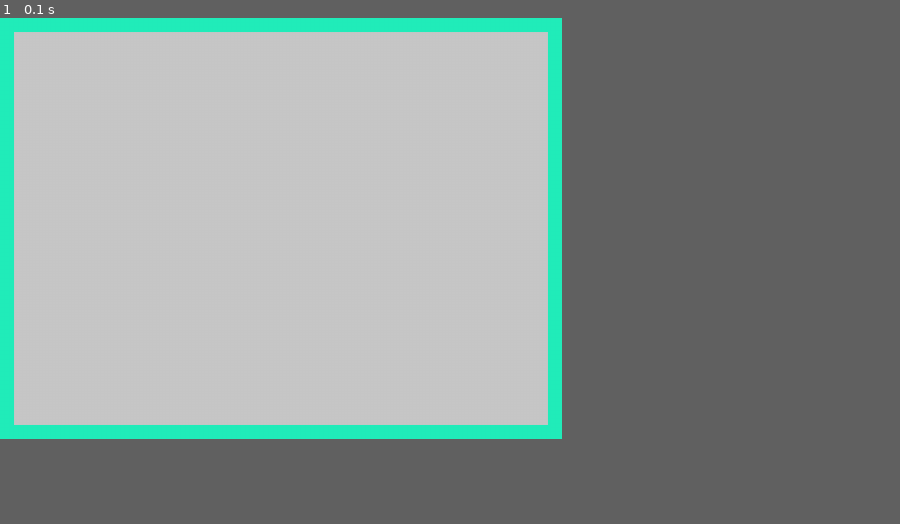
Above: before the commit, frame 1.
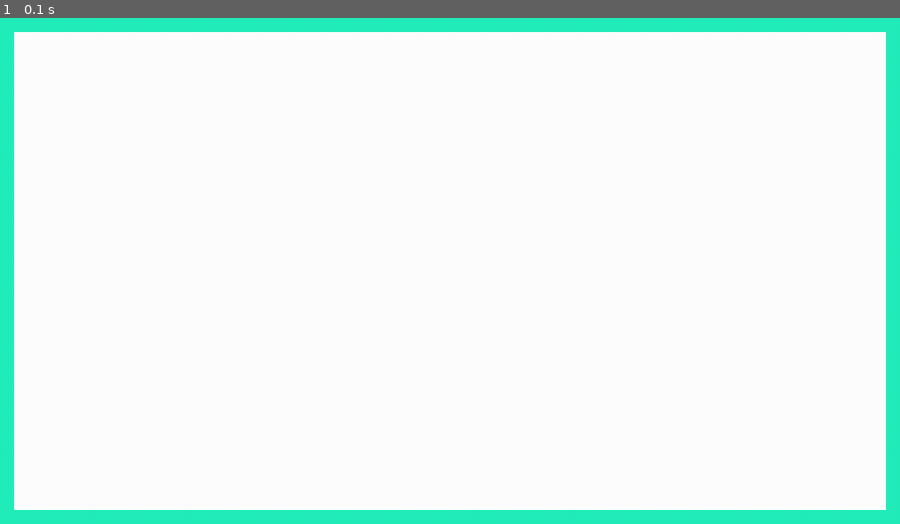
Above: after the commit, the same moment.

Repository: TreeWonTwoToFor/personal_projects
Game: pygame game, started from Python/Langauge Builder/main.py
Same seed, same stepped clock (60 frames per second), same inputs: the game is played once before the commit and once after it.
Inputs:
- Up to frame 1 (0.1 s): no input
The window is 562x421 before the commit and 900x506 after it. Grey fills any space a smaller window leaves; there, only what the larger window draws over its background counts as a difference.

The runs differ from the first frame. In frame 1, 54% of the frame differs, in the area x 0-100%, y 0-100%.

Commit message:
a little bit of C

Diff:
--- a/Python/Langauge Builder/main.py
+++ b/Python/Langauge Builder/main.py
@@ -4,27 +4,23 @@
 color = Phonology.set_background()
 trim = 20
 
-screen = pygame.display.set_mode((800, 600))
-screen.fill(color)
+screen = pygame.display.set_mode((1280, 720), pygame.RESIZABLE)
 
-class my_rect:
-    rect_pre_cut = screen.get_size()
-    rectx = rect_pre_cut[0]-trim*2
-    recty = rect_pre_cut[1]-trim*2
-    color = (200,200,200)
-
-pygame.draw.rect(screen, my_rect.color, pygame.Rect(trim, trim, my_rect.rectx, my_rect.recty))
-pygame.display.flip()
 
 running = True
 while running:
+    h = screen.get_height()
+    w = screen.get_width()
+    screen.fill(color)
+    square = pygame.Rect((trim, trim), (w-(2*trim), h-(2*trim)))
+    pygame.draw.rect(screen, (255, 255, 255), square)
     for event in pygame.event.get():
         if event.type == pygame.QUIT:
             running = False
         if event.type == pygame.MOUSEBUTTONDOWN:
             pos = pygame.mouse.get_pos()
             print(f"{pos[0]}, {pos[1]}")
-
+    pygame.display.flip()
 
 Phonology.start_print()
 pygame.quit()
Not shown, changed: C/Calculator.c
